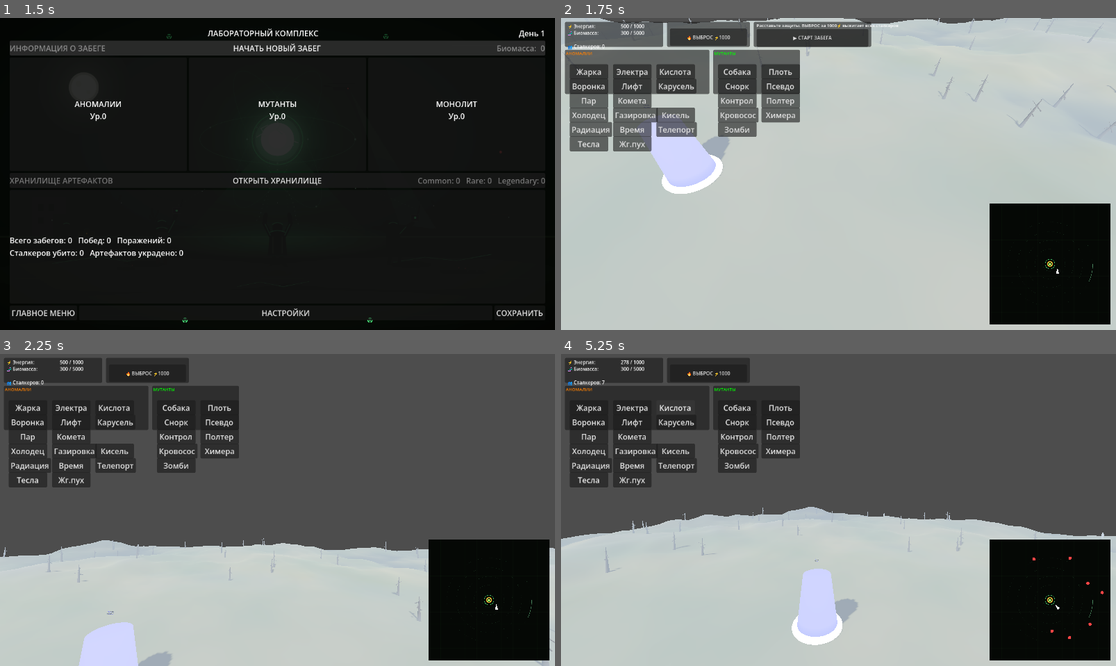
Above: before the commit, frames 1-4 (two rows, left to right).
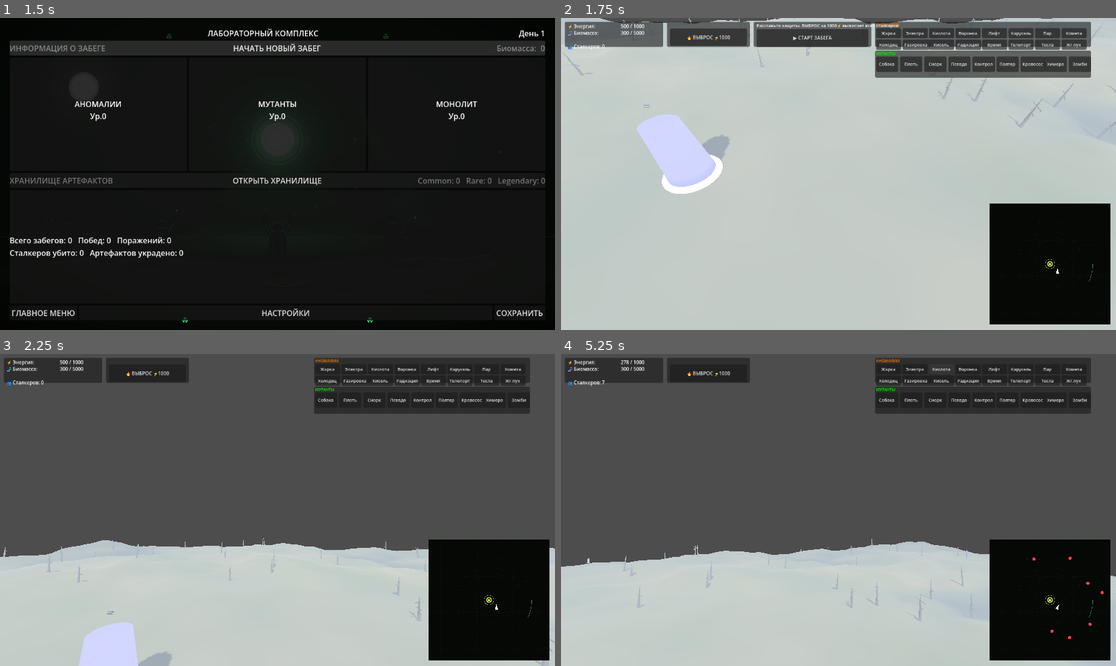
Above: after the commit, the same moments.

Repository: MisStiCc/StalkerRevert
Game: Godot game, scene res://scenes/ui/main_menu.tscn
Same seed, same stepped clock (60 frames per second), same inputs: the game is played once before the commit and once after it.
Inputs:
- Up to frame 1 (1.5 s): click "НОВАЯ ИГРА" at 0.5 s; click "НАЧАТЬ НОВЫЙ ЗАБЕГ" at 1.25 s
- Up to frame 2 (1.75 s): no input
- Up to frame 3 (2.25 s): click "▶ СТАРТ ЗАБЕГА" at 2 s
- Up to frame 4 (5.25 s): click "🔥 ВЫБРОС ⚡1000" at 2.75 s; click "Жарка" at 3.5 s; click "Электра" at 4.25 s; click "Кислота" at 5 s

Frame 1 is identical in both runs. In frame 2, 17% of the frame differs, in the area x 0-96%, y 1-43%; in frame 3, 17%; in frame 4, 27%, in the area x 0-100%, y 1-94%.

Commit message:
ui: панели аномалий и мутантов в верхнем ряду справа
- Аномалии (652-1100, y 8-60): 16 кнопок в 2 ряда по 8, шрифт 9
- Мутанты (652-1100, y 68-124): 9 кнопок одним рядом, шрифт 9
- весь HUD заканчивается на y=124 - экран ниже полностью свободен
- шрифты кнопок согласованы с панелью ресурсов (10/9 - 9 влезает
  в компактные кнопки без обрезки)

Проверено headless: пересечений нет, кнопки внутри своих панелей,
шрифт 9 применён.

Diff:
--- a/ui/hud/hud.tscn
+++ b/ui/hud/hud.tscn
@@ -84,206 +84,235 @@
 text = "🔥 ВЫБРОС ⚡1000"
 
 [node name="AnomalyPanel" type="Panel" parent="."]
-offset_left = 8.0
-offset_top = 66.0
-offset_right = 308.0
-offset_bottom = 158.0
+offset_left = 652.0
+offset_top = 8.0
+offset_right = 1100.0
+offset_bottom = 60.0
 color = Color(0.1, 0.1, 0.1, 0.8)
 
 [node name="Title" type="Label" parent="AnomalyPanel"]
 offset_left = 2.0
-offset_top = 1.0
-theme_override_font_sizes/font_size = 9
+offset_top = 0.0
+theme_override_font_sizes/font_size = 9
+theme_override_font_sizes/font_size = 8
+theme_override_font_sizes/font_size = 8
 text = "АНОМАЛИИ"
 theme_override_colors/font_color = Color(1, 0.5, 0, 1)
 
 [node name="FireButton" type="Button" parent="AnomalyPanel"]
-offset_left = 10.0
-offset_top = 30.0
-offset_right = 90.0
-offset_bottom = 55.0
+offset_left = 2.0
+offset_top = 13.0
+offset_right = 54.0
+offset_bottom = 34.0
+theme_override_font_sizes/font_size = 9
 text = "Жарка"
 
 [node name="ElectricButton" type="Button" parent="AnomalyPanel"]
-offset_left = 100.0
-offset_top = 30.0
-offset_right = 180.0
-offset_bottom = 55.0
+offset_left = 57.0
+offset_top = 13.0
+offset_right = 109.0
+offset_bottom = 34.0
+theme_override_font_sizes/font_size = 9
 text = "Электра"
 
 [node name="AcidButton" type="Button" parent="AnomalyPanel"]
-offset_left = 190.0
-offset_top = 30.0
-offset_right = 270.0
-offset_bottom = 55.0
+offset_left = 112.0
+offset_top = 13.0
+offset_right = 164.0
+offset_bottom = 34.0
+theme_override_font_sizes/font_size = 9
 text = "Кислота"
 
 [node name="VortexButton" type="Button" parent="AnomalyPanel"]
-offset_left = 10.0
-offset_top = 60.0
-offset_right = 90.0
-offset_bottom = 85.0
+offset_left = 167.0
+offset_top = 13.0
+offset_right = 219.0
+offset_bottom = 34.0
+theme_override_font_sizes/font_size = 9
 text = "Воронка"
 
 [node name="LiftButton" type="Button" parent="AnomalyPanel"]
-offset_left = 100.0
-offset_top = 60.0
-offset_right = 180.0
-offset_bottom = 85.0
+offset_left = 222.0
+offset_top = 13.0
+offset_right = 274.0
+offset_bottom = 34.0
+theme_override_font_sizes/font_size = 9
 text = "Лифт"
 
 [node name="WhirlwindButton" type="Button" parent="AnomalyPanel"]
-offset_left = 190.0
-offset_top = 60.0
-offset_right = 270.0
-offset_bottom = 85.0
+offset_left = 277.0
+offset_top = 13.0
+offset_right = 329.0
+offset_bottom = 34.0
+theme_override_font_sizes/font_size = 9
 text = "Карусель"
 
 [node name="SteamButton" type="Button" parent="AnomalyPanel"]
-offset_left = 10.0
-offset_top = 90.0
-offset_right = 90.0
-offset_bottom = 115.0
+offset_left = 332.0
+offset_top = 13.0
+offset_right = 384.0
+offset_bottom = 34.0
+theme_override_font_sizes/font_size = 9
 text = "Пар"
 
 [node name="CometButton" type="Button" parent="AnomalyPanel"]
-offset_left = 100.0
-offset_top = 90.0
-offset_right = 180.0
-offset_bottom = 115.0
+offset_left = 387.0
+offset_top = 13.0
+offset_right = 439.0
+offset_bottom = 34.0
+theme_override_font_sizes/font_size = 9
 text = "Комета"
 
 [node name="JellyButton" type="Button" parent="AnomalyPanel"]
-offset_left = 10.0
-offset_top = 120.0
-offset_right = 90.0
-offset_bottom = 145.0
+offset_left = 2.0
+offset_top = 37.0
+offset_right = 54.0
+offset_bottom = 58.0
+theme_override_font_sizes/font_size = 9
 text = "Холодец"
 
 [node name="GasButton" type="Button" parent="AnomalyPanel"]
-offset_left = 100.0
-offset_top = 120.0
-offset_right = 180.0
-offset_bottom = 145.0
+offset_left = 57.0
+offset_top = 37.0
+offset_right = 109.0
+offset_bottom = 58.0
+theme_override_font_sizes/font_size = 9
 text = "Газировка"
 
 [node name="AcidCloudButton" type="Button" parent="AnomalyPanel"]
-offset_left = 190.0
-offset_top = 120.0
-offset_right = 270.0
-offset_bottom = 145.0
+offset_left = 112.0
+offset_top = 37.0
+offset_right = 164.0
+offset_bottom = 58.0
+theme_override_font_sizes/font_size = 9
 text = "Кисель"
 
 [node name="RadiationButton" type="Button" parent="AnomalyPanel"]
-offset_left = 10.0
-offset_top = 150.0
-offset_right = 90.0
-offset_bottom = 175.0
+offset_left = 167.0
+offset_top = 37.0
+offset_right = 219.0
+offset_bottom = 58.0
+theme_override_font_sizes/font_size = 9
 text = "Радиация"
 
 [node name="TimeButton" type="Button" parent="AnomalyPanel"]
-offset_left = 100.0
-offset_top = 150.0
-offset_right = 180.0
-offset_bottom = 175.0
+offset_left = 222.0
+offset_top = 37.0
+offset_right = 274.0
+offset_bottom = 58.0
+theme_override_font_sizes/font_size = 9
 text = "Время"
 
 [node name="TeleportButton" type="Button" parent="AnomalyPanel"]
-offset_left = 190.0
-offset_top = 150.0
-offset_right = 270.0
-offset_bottom = 175.0
+offset_left = 277.0
+offset_top = 37.0
+offset_right = 329.0
+offset_bottom = 58.0
+theme_override_font_sizes/font_size = 9
 text = "Телепорт"
 
 [node name="TeslaButton" type="Button" parent="AnomalyPanel"]
-offset_left = 10.0
-offset_top = 180.0
-offset_right = 90.0
-offset_bottom = 205.0
+offset_left = 332.0
+offset_top = 37.0
+offset_right = 384.0
+offset_bottom = 58.0
+theme_override_font_sizes/font_size = 9
 text = "Тесла"
 
 [node name="FluffButton" type="Button" parent="AnomalyPanel"]
-offset_left = 100.0
-offset_top = 180.0
-offset_right = 180.0
-offset_bottom = 205.0
+offset_left = 387.0
+offset_top = 37.0
+offset_right = 439.0
+offset_bottom = 58.0
+theme_override_font_sizes/font_size = 9
 text = "Жг.пух"
 
 [node name="MutantPanel" type="Panel" parent="."]
-offset_left = 316.0
-offset_top = 66.0
-offset_right = 496.0
-offset_bottom = 158.0
+offset_left = 652.0
+offset_top = 68.0
+offset_right = 1100.0
+offset_bottom = 124.0
 color = Color(0.1, 0.1, 0.1, 0.8)
 
 [node name="Title" type="Label" parent="MutantPanel"]
 offset_left = 2.0
-offset_top = 1.0
-theme_override_font_sizes/font_size = 9
+offset_top = 0.0
+theme_override_font_sizes/font_size = 9
+theme_override_font_sizes/font_size = 8
+theme_override_font_sizes/font_size = 8
 text = "МУТАНТЫ"
 theme_override_colors/font_color = Color(0, 1, 0, 1)
 
 [node name="DogButton" type="Button" parent="MutantPanel"]
-offset_left = 10.0
-offset_top = 30.0
-offset_right = 90.0
-offset_bottom = 55.0
+offset_left = 2.0
+offset_top = 12.0
+offset_right = 48.0
+offset_bottom = 44.0
+theme_override_font_sizes/font_size = 9
 text = "Собака"
 
 [node name="FleshButton" type="Button" parent="MutantPanel"]
-offset_left = 100.0
-offset_top = 30.0
-offset_right = 180.0
-offset_bottom = 55.0
+offset_left = 52.0
+offset_top = 12.0
+offset_right = 98.0
+offset_bottom = 44.0
+theme_override_font_sizes/font_size = 9
 text = "Плоть"
 
 [node name="SnorkButton" type="Button" parent="MutantPanel"]
-offset_left = 10.0
-offset_top = 60.0
-offset_right = 90.0
-offset_bottom = 85.0
+offset_left = 102.0
+offset_top = 12.0
+offset_right = 148.0
+offset_bottom = 44.0
+theme_override_font_sizes/font_size = 9
 text = "Снорк"
 
 [node name="PseudodogButton" type="Button" parent="MutantPanel"]
-offset_left = 100.0
-offset_top = 60.0
-offset_right = 180.0
-offset_bottom = 85.0
+offset_left = 152.0
+offset_top = 12.0
+offset_right = 198.0
+offset_bottom = 44.0
+theme_override_font_sizes/font_size = 9
 text = "Псевдо"
 
 [node name="ControllerButton" type="Button" parent="MutantPanel"]
-offset_left = 10.0
-offset_top = 90.0
-offset_right = 90.0
-offset_bottom = 115.0
+offset_left = 202.0
+offset_top = 12.0
+offset_right = 248.0
+offset_bottom = 44.0
+theme_override_font_sizes/font_size = 9
 text = "Контрол"
 
 [node name="PoltergeistButton" type="Button" parent="MutantPanel"]
-offset_left = 100.0
-offset_top = 90.0
-offset_right = 180.0
-offset_bottom = 115.0
+offset_left = 252.0
+offset_top = 12.0
+offset_right = 298.0
+offset_bottom = 44.0
+theme_override_font_sizes/font_size = 9
 text = "Полтер"
 
 [node name="BloodsuckerButton" type="Button" parent="MutantPanel"]
-offset_left = 10.0
-offset_top = 120.0
-offset_right = 90.0
-offset_bottom = 145.0
+offset_left = 302.0
+offset_top = 12.0
+offset_right = 348.0
+offset_bottom = 44.0
+theme_override_font_sizes/font_size = 9
 text = "Кровосос"
 
 [node name="ChimeraButton" type="Button" parent="MutantPanel"]
-offset_left = 100.0
-offset_top = 120.0
-offset_right = 180.0
-offset_bottom = 145.0
+offset_left = 352.0
+offset_top = 12.0
+offset_right = 398.0
+offset_bottom = 44.0
+theme_override_font_sizes/font_size = 9
 text = "Химера"
 
 [node name="ZombieButton" type="Button" parent="MutantPanel"]
-offset_left = 10.0
-offset_top = 150.0
-offset_right = 90.0
-offset_bottom = 175.0
+offset_left = 402.0
+offset_top = 12.0
+offset_right = 448.0
+offset_bottom = 44.0
+theme_override_font_sizes/font_size = 9
 text = "Зомби"
 
 [node name="StartPanel" type="Panel" parent="."]
